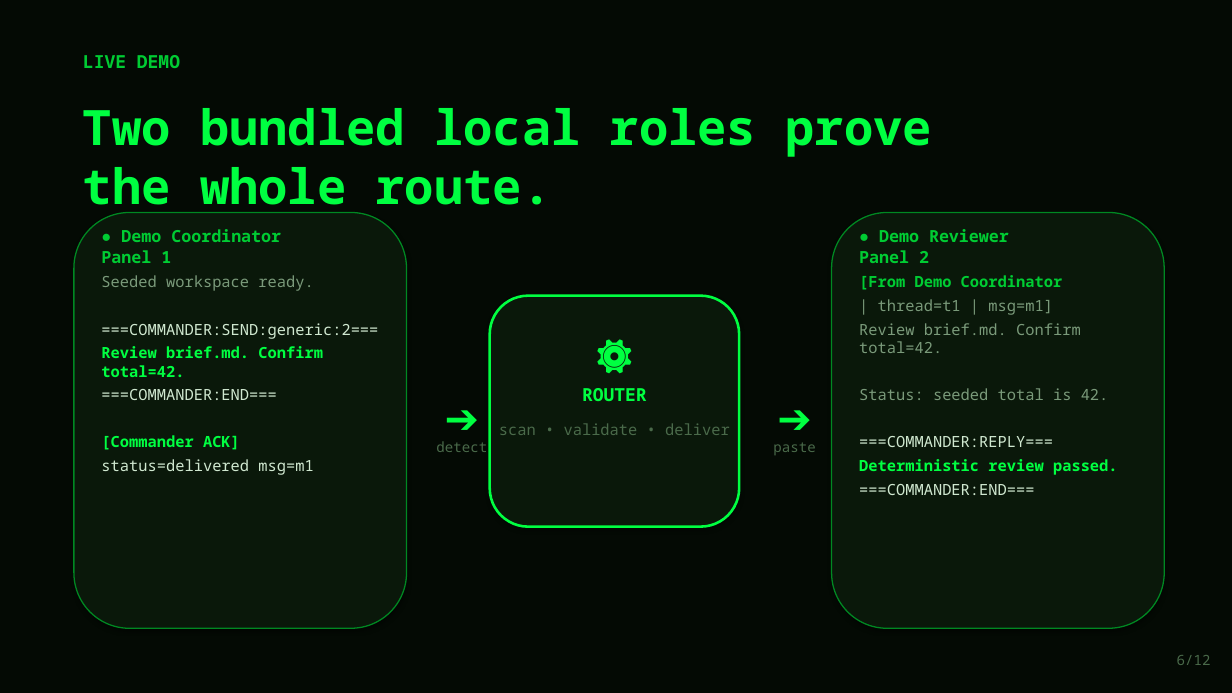
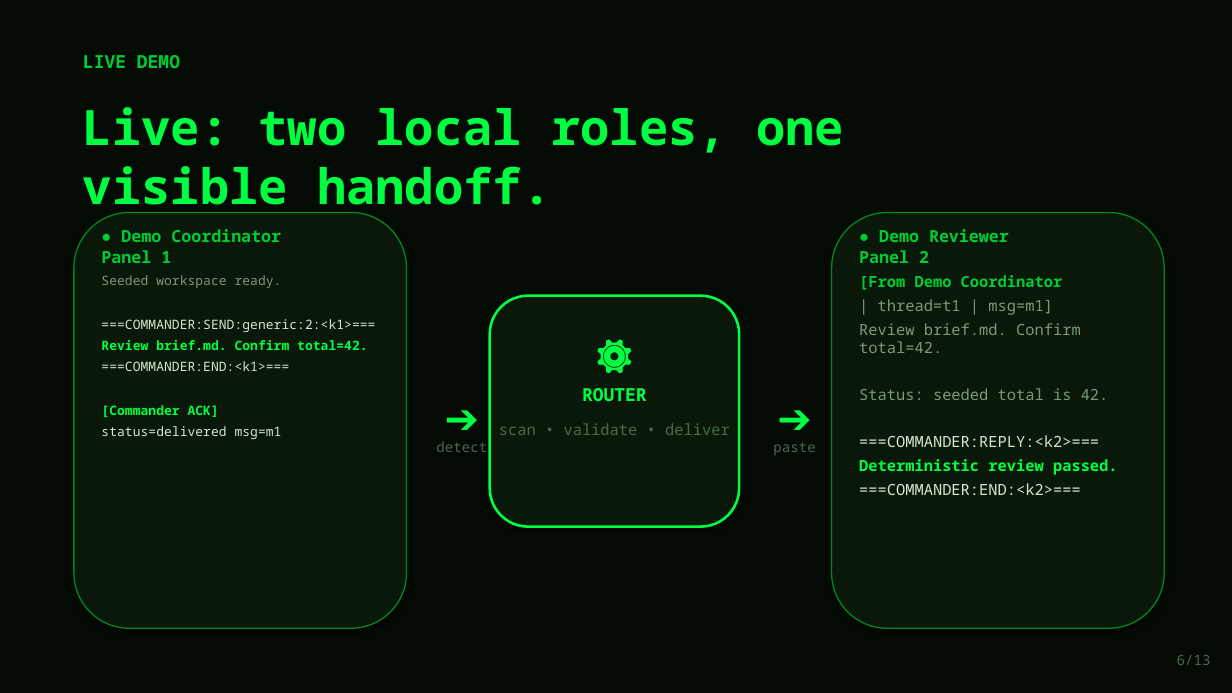
Before and after one commit to lech-kalinowski/agents-commander, a slide deck: slide 6 of presentation/Agents_Commander_Protocol.pptx. Drawn at 1232x693 pixels with LibreOffice and Linux fonts; fonts in the diff are those of the drawing. Boxes give left, top, right and bottom in pixels: in the first picture for what was removed or moved away, otherwise in the second. Text is boxed around its words. In the diff, an @@ line names an element or a change of style, - is before the commit and + after.

```diff
--- a/presentation/Agents_Commander_Protocol.pptx
+++ b/presentation/Agents_Commander_Protocol.pptx
@@ text at [83,107,844,216]: text changed @@
-Two bundled local roles prove the whole route.
+Live: two local roles, one visible handoff.
@@ text at [101,275,282,439]: size 12 to 10.1 pt in "Seeded workspace ready.", "Review brief.md. Confirm total=42.", "[Commander ACK]", "status=delivered msg=m1" @@
@@ text at [101,319,375,332]: text changed; size 12 to 10.1 pt @@
-===COMMANDER:SEND:generic:2===
+===COMMANDER:SEND:generic:2:<k1>===
@@ text at [101,361,289,371]: text changed; size 12 to 10.1 pt @@
-===COMMANDER:END===
+===COMMANDER:END:<k1>===
@@ text at [859,435,1099,447]: text changed @@
-===COMMANDER:REPLY===
+===COMMANDER:REPLY:<k2>===
@@ text at [859,483,1081,495]: text changed @@
-===COMMANDER:END===
+===COMMANDER:END:<k2>===
@@ text at [1177,655,1211,665]: text changed @@
-6/12
+6/13
```
Also in this commit, not shown: 10 other slides changed, 2 slides added, 1 slide removed, 1 other file.
